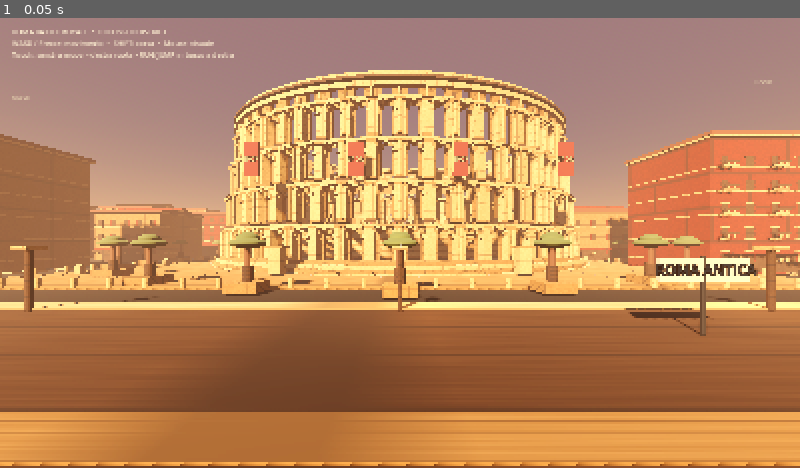
Above: before the commit, frame 1.
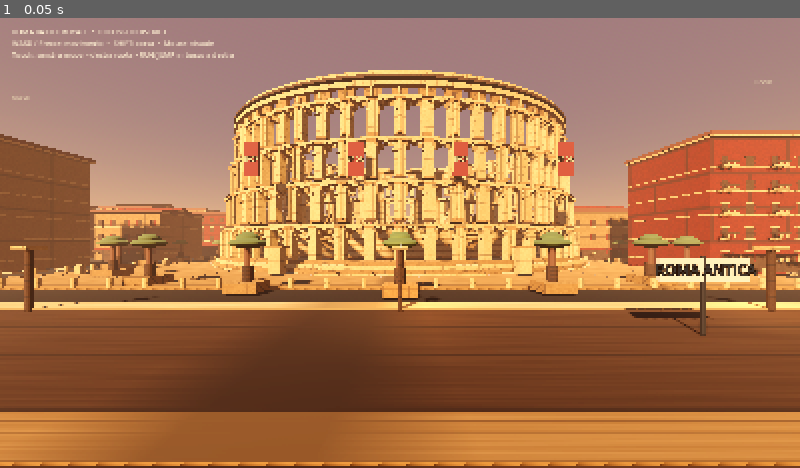
Above: after the commit, the same moment.

Repository: romabattleroyale/Roma-BRT
Game: Godot game, scene res://main.tscn
The game is run twice, just before and just after one commit, with the same random seed, the same clock (stepped at 60 frames per second) and the same inputs.
Inputs:
- Up to frame 1 (0.05 s): no input

The runs differ from the first frame. In frame 1, 45% of the frame differs, in the area x 0-100%, y 12-100%.

Commit message:
Restore open arcade bays and balance the overexposed golden lighting

Diff:
--- a/quality_lab/main.gd
+++ b/quality_lab/main.gd
@@ -180,7 +180,7 @@
 	sky.sky_material = sky_mat
 	env.sky = sky
 	env.ambient_light_source = Environment.AMBIENT_SOURCE_SKY
-	env.ambient_light_energy = 0.58
+	env.ambient_light_energy = 0.72
 	env.tonemap_mode = Environment.TONE_MAPPER_FILMIC
 	env.glow_enabled = true
 	env.ssao_enabled = true
@@ -193,14 +193,14 @@
 	env.fog_enabled = true
 	env.fog_light_color = Color("#d8a07b")
 	env.fog_light_energy = 0.72
-	env.fog_density = 0.006
+	env.fog_density = 0.003
 	env.fog_sky_affect = 0.38
 	world.environment = env
 	add_child(world)
 	var sun := DirectionalLight3D.new()
 	sun.rotation_degrees = Vector3(-34, -28, 0)
 	sun.light_color = Color("#ffd9b0")
-	sun.light_energy = 1.18
+	sun.light_energy = 0.88
 	sun.shadow_enabled = true
 	sun.directional_shadow_max_distance = 180.0
 	add_child(sun)
@@ -253,13 +253,6 @@
 			var inner := Vector3(cos(a) * (rx - 0.42), y + 2.35, sin(a) * (rz - 0.42))
 			var bay := _box(col, Vector3(0.24, 3.25, 0.24), inner, shadow_stone)
 			bay.look_at(inner + tangent, Vector3.UP)
-			# Recessed masonry spandrels behind the arcade: keep the arches readable,
-			# but give the facade the substantial travertine mass of the real monument.
-			var spandrel_pos := Vector3(cos(a) * (rx - 0.62), y + 2.30, sin(a) * (rz - 0.62))
-			var spandrel := _box(col, Vector3(0.34, 3.72, 2.05), spandrel_pos, stone)
-			spandrel.look_at(spandrel_pos + tangent, Vector3.UP)
-			var recess := _box(col, Vector3(0.12, 2.25, 1.10), spandrel_pos + radial * 0.20 + Vector3(0, 0.05, 0), shadow_stone)
-			recess.look_at(spandrel_pos + tangent, Vector3.UP)
 			# upper-floor window recesses and lintel detail
 			if tier > 0 and i % 2 == 0:
 				var win := _box(col, Vector3(0.12, 1.5, 0.9), p + Vector3(0, 0.15, 0), shadow_stone)
